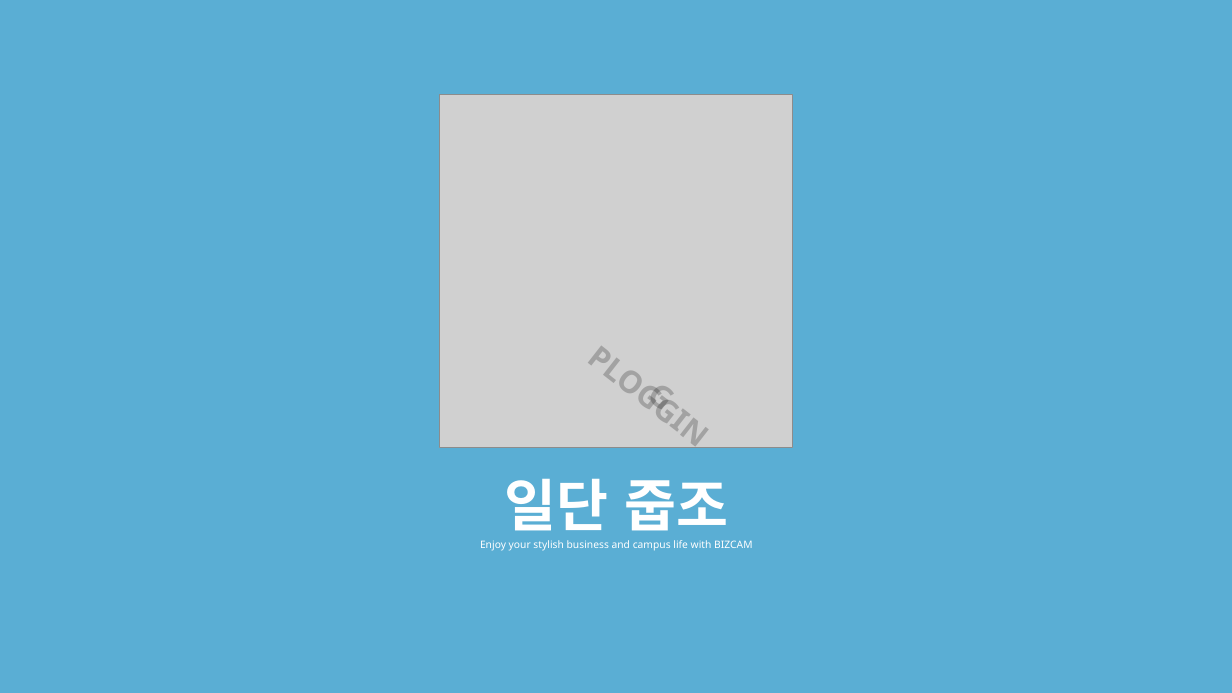
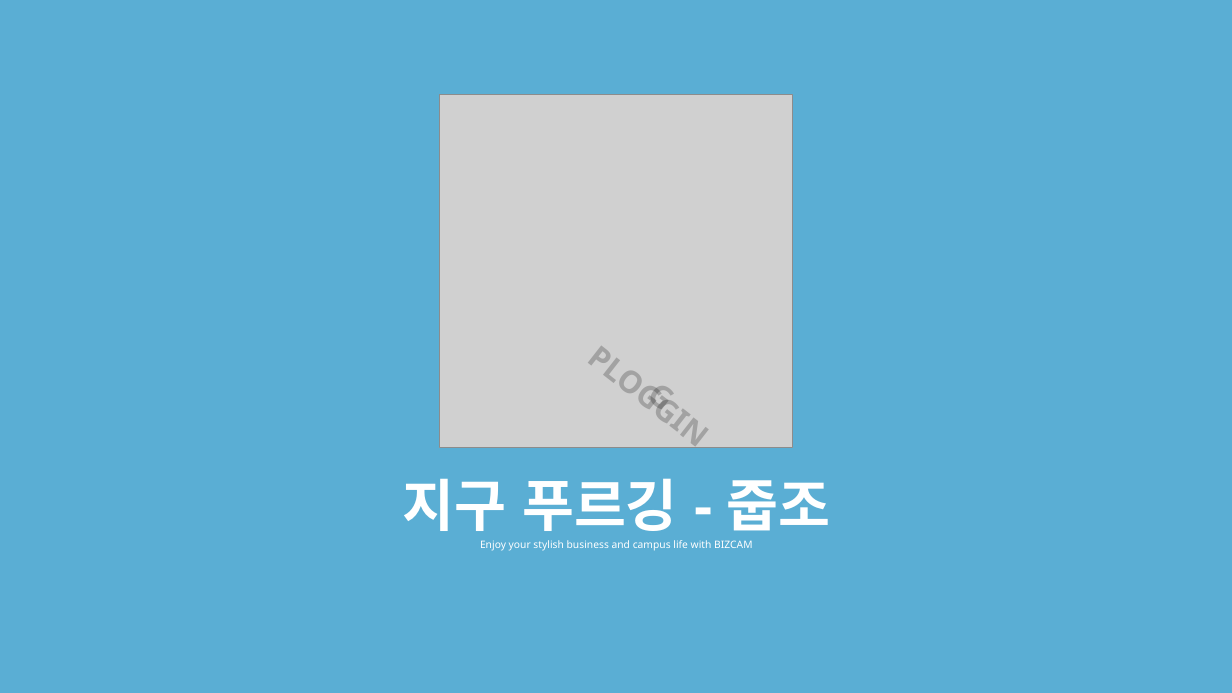
Before and after one commit to loseminho/kh-Semi-project, a slide deck: slide 1 of khSemiProject.pptx. Drawn at 1232x693 pixels with LibreOffice and Linux fonts; fonts in the diff are those of the drawing; grey boxes stand for pictures. Boxes give left, top, right and bottom in pixels: in the first picture for what was removed or moved away, otherwise in the second. Text is boxed around its words. In the diff, an @@ line names an element or a change of style, - is before the commit and + after.

```diff
--- a/khSemiProject.pptx
+++ b/khSemiProject.pptx
@@ text at (x1=402, y1=478, x2=831, y2=541): text changed @@
-일단 줍조
+지구 푸르깅 - 줍조
```
Also in this commit, not shown: 12 other slides changed, 4 slides added, 3 slides removed, 20 other files.
